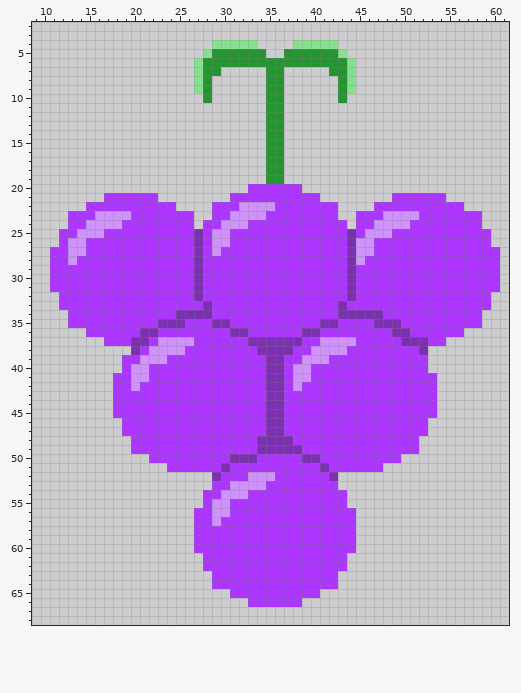
Edited in one commit: sprite sheet (Colin Lenseigne/Plus/TEO_ART_CL_EnvironmentGrapePLUS.png). The first picture shows the starting point.
The file is 72x72 pixels. Shown: x 9..61, y 2..68.
New version:
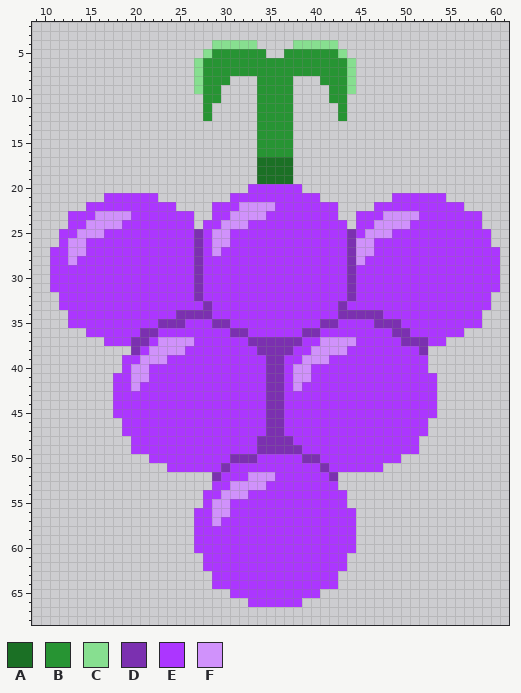
Palette (. is transparent): A #1b7025  B #279433  C #87df90  D #7b30b0  E #ac36ff  F #d092fb
What changed:
The edit adds colour A in rows 17 to 19 at x 34 and 37.
Colour B gives way to colour A in rows 17 to 19 at x 35 to 36.
The edit adds colour B in row 7 at x 30 to 34 and 37 to 41; in row 8 at x 29 to 30, 34, 37 and 41 to 42; in rows 9 to 10 at x 29, 34, 37 and 42; in rows 11 to 12 at x 28, 34, 37 and 43; in rows 13 to 16 at x 34 and 37.
Changed places in both pictures, as pixel boxes (x1, y1, x2, y2):
changed: (203, 67, 347, 184)
